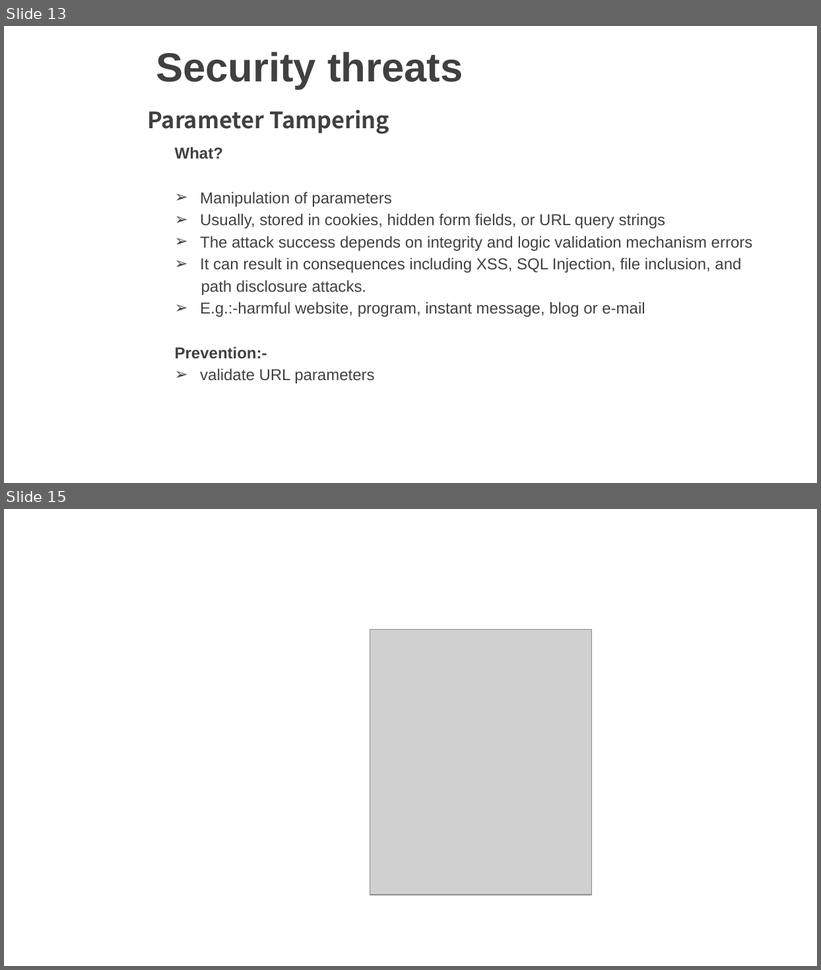
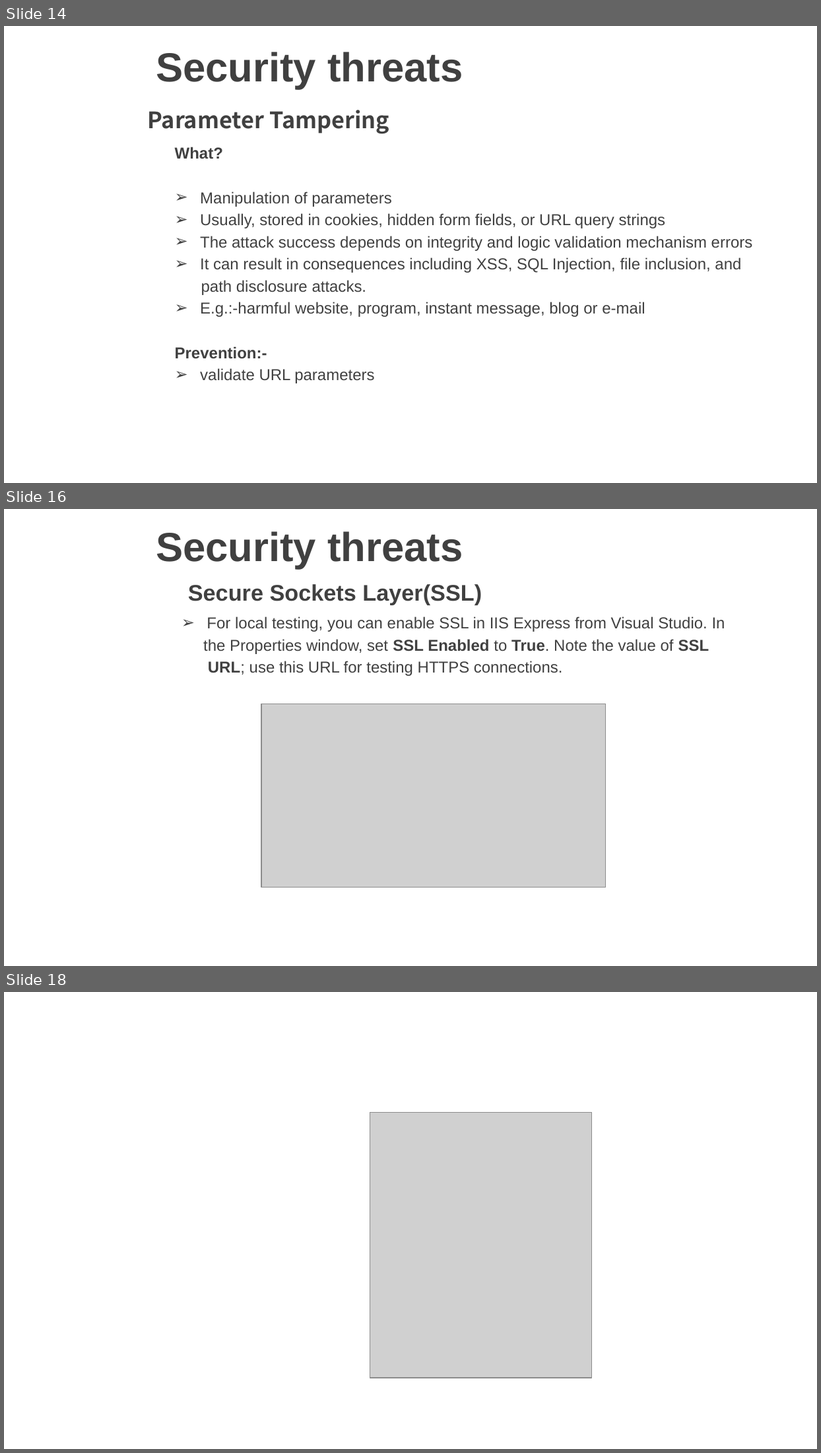
Before and after one commit to vgyureka/DotNetBig, a slide deck: webapiSecurity.pptx. Shown one above the other, each under a label of ours: slides 13 and 15 before the commit, slides 14, 16 and 18 after it; the slides between them are not shown. The pictures are 821x970 and 821x1453 pixels, drawn with LibreOffice and Linux fonts; fonts in the diff are those of the drawing; grey boxes stand for pictures; background and template pictures are left out. Boxes give left, top, right and bottom in pixels: in the first picture for what was removed or moved away, otherwise in the second. Text is boxed around its words. In the diff, an @@ line names an element or a change of style, - is before the commit and + after.

Commit message:
Add files via upload
api security - 10 MARCH 2019

```diff
--- a/webapiSecurity.pptx
+++ b/webapiSecurity.pptx
@@ slide 16 added at [4,509,817,966], background picture (left out) @@
@@ title added at [156,531,463,568], 36 pt, text #404040, bold @@
+Security threats
@@ text added at [188,584,482,605], 20 pt, text #404040, bold @@
+Secure Sockets Layer(SSL)
@@ text added at [203,617,725,676], 14 pt, text #404040 @@
+➢ For local testing, you can enable SSL in IIS Express from Visual Studio. In
+the Properties window, set SSL Enabled to True. Note the value of SSL
+URL; use this URL for testing HTTPS connections.
@@ picture added at [262,704,606,888] @@
@@ what was slide 13 is now slide 14 @@
@@ what was slide 15 is now slide 18 @@
```
Also in this commit, not shown: 5 slides changed, 10 other slides added.
